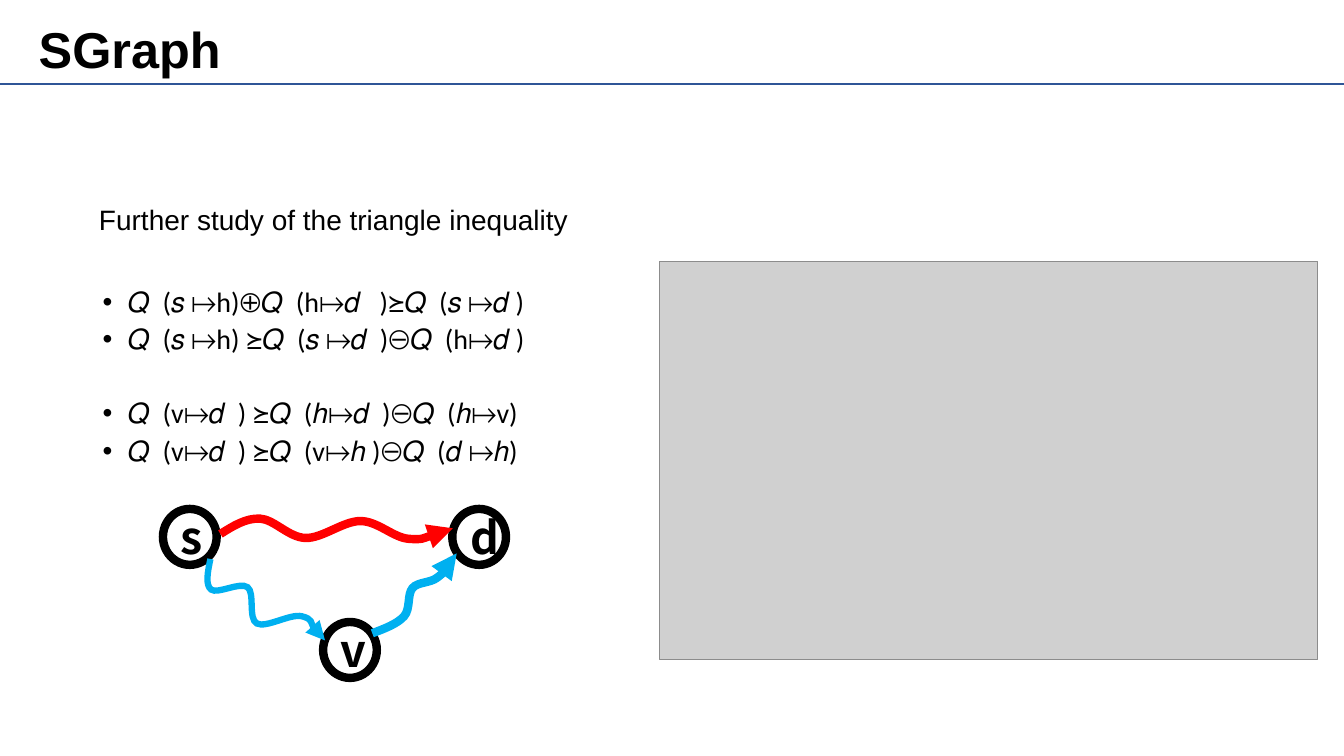
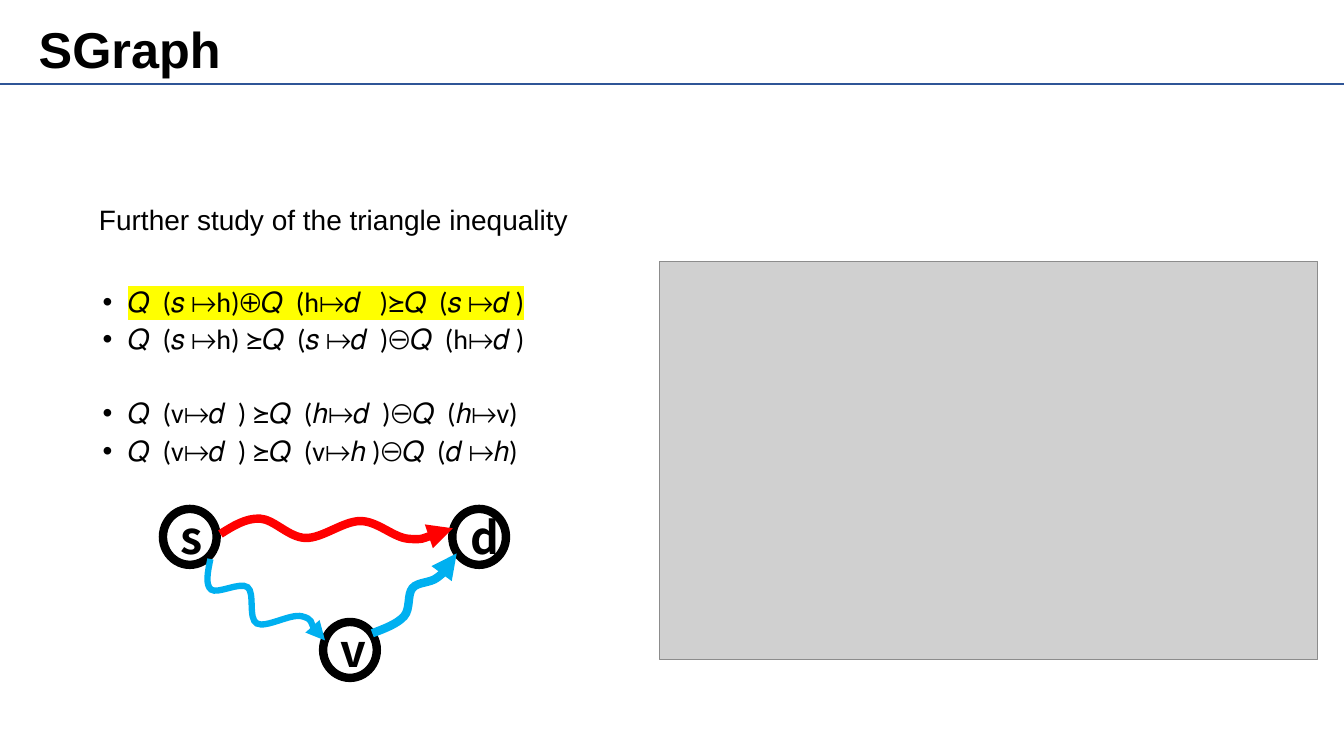
Before and after one commit to HEROhaoyu/MyDocument, a slide deck: slide 17 of 并发点对点查询/其它材料/PPT/GraphCPP介绍.pptx (slide 16 before the commit). Drawn at 1344x756 pixels with LibreOffice and Linux fonts; fonts in the diff are those of the drawing; grey boxes stand for pictures; background and template pictures are left out. Boxes give left, top, right and bottom in pixels: in the first picture for what was removed or moved away, otherwise in the second. Text is boxed around its words. In the diff, an @@ line names an element or a change of style, - is before the commit and + after.

```diff
--- a/并发点对点查询/其它材料/PPT/GraphCPP介绍.pptx
+++ b/并发点对点查询/其它材料/PPT/GraphCPP介绍.pptx
@@ text at [128,291,509,316]: highlight none to #FFFF00 in "𝑄 (𝑠 ↦h)⊕𝑄 (h↦𝑑 )⪰𝑄 (𝑠 ↦𝑑 ..." @@
```
Also in this commit, not shown: 5 other slides changed, 2 slides added, 24 other files.
